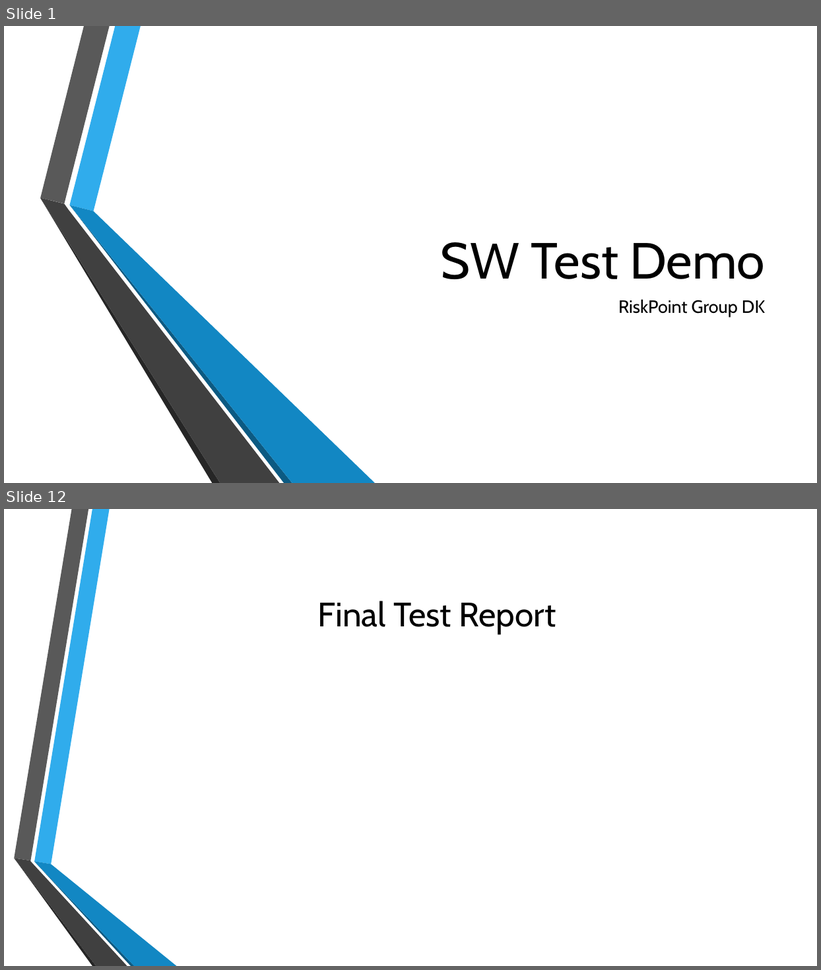
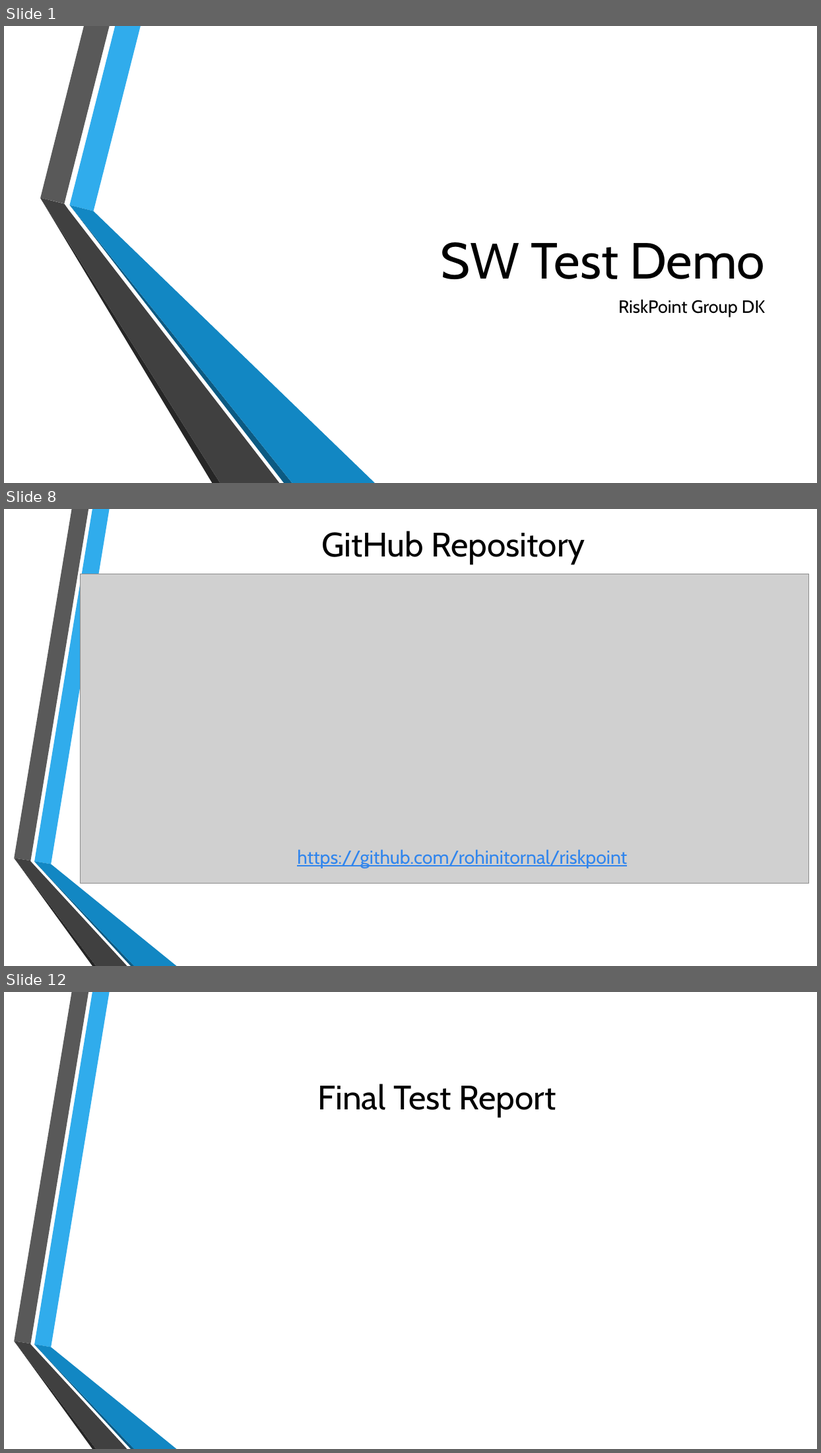
Before and after one commit to rohinitornal/riskpoint, a slide deck: SW Test Demo.pptx. Shown one above the other, each under a label of ours: slides 1 and 12 before the commit, slides 1, 8 and 12 after it; the slides between them are not shown. The pictures are 821x970 and 821x1453 pixels, drawn with LibreOffice and Linux fonts; fonts in the diff are those of the drawing; grey boxes stand for pictures; background and template pictures are left out. Boxes give left, top, right and bottom in pixels: in the first picture for what was removed or moved away, otherwise in the second. Text is boxed around its words. In the diff, an @@ line names an element or a change of style, - is before the commit and + after.

```diff
--- a/SW Test Demo.pptx
+++ b/SW Test Demo.pptx
@@ slide 8 added at (x1=4, y1=509, x2=817, y2=966), background picture (left out); not listed: 6 template elements that a slide beside it also shows @@
@@ title added at (x1=321, y1=531, x2=585, y2=564), 40 pt, text #000000 @@
+GitHub Repository
@@ picture added at (x1=81, y1=574, x2=809, y2=884) @@
@@ text added at (x1=297, y1=850, x2=627, y2=869), 22.2 pt, text #3085ED, underline @@
+https://github.com/rohinitornal/riskpoint
```
Also in this commit, not shown: 7 slides changed, 2 other slides added, 3 slides removed, 7 other files.
